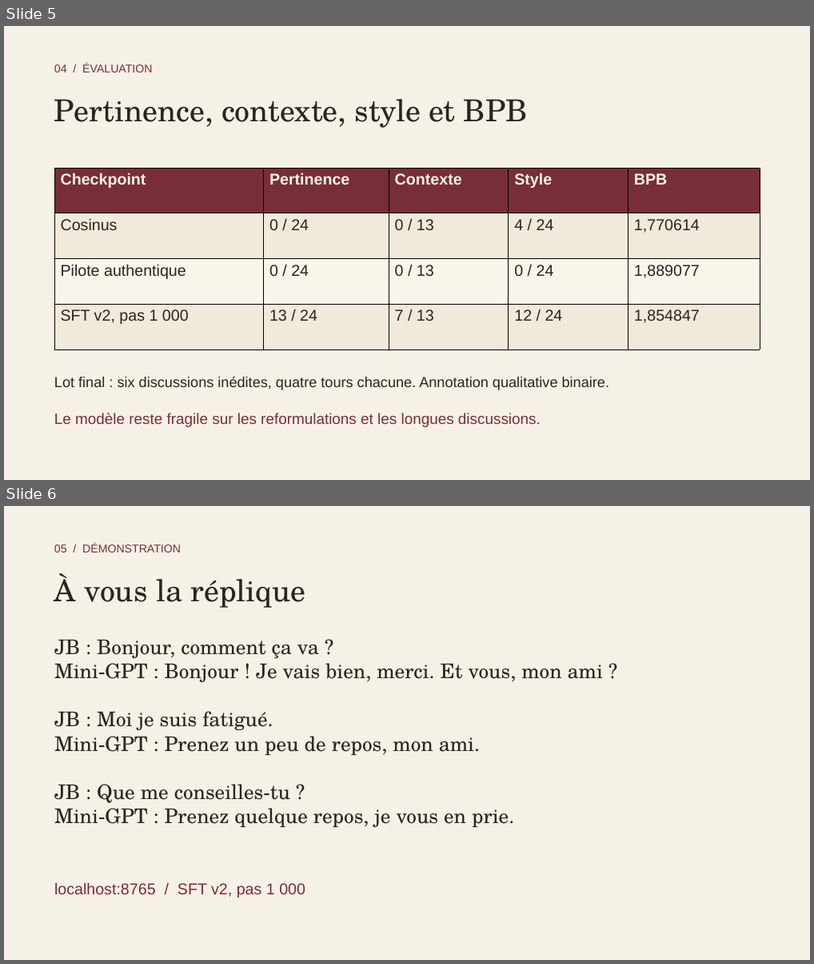
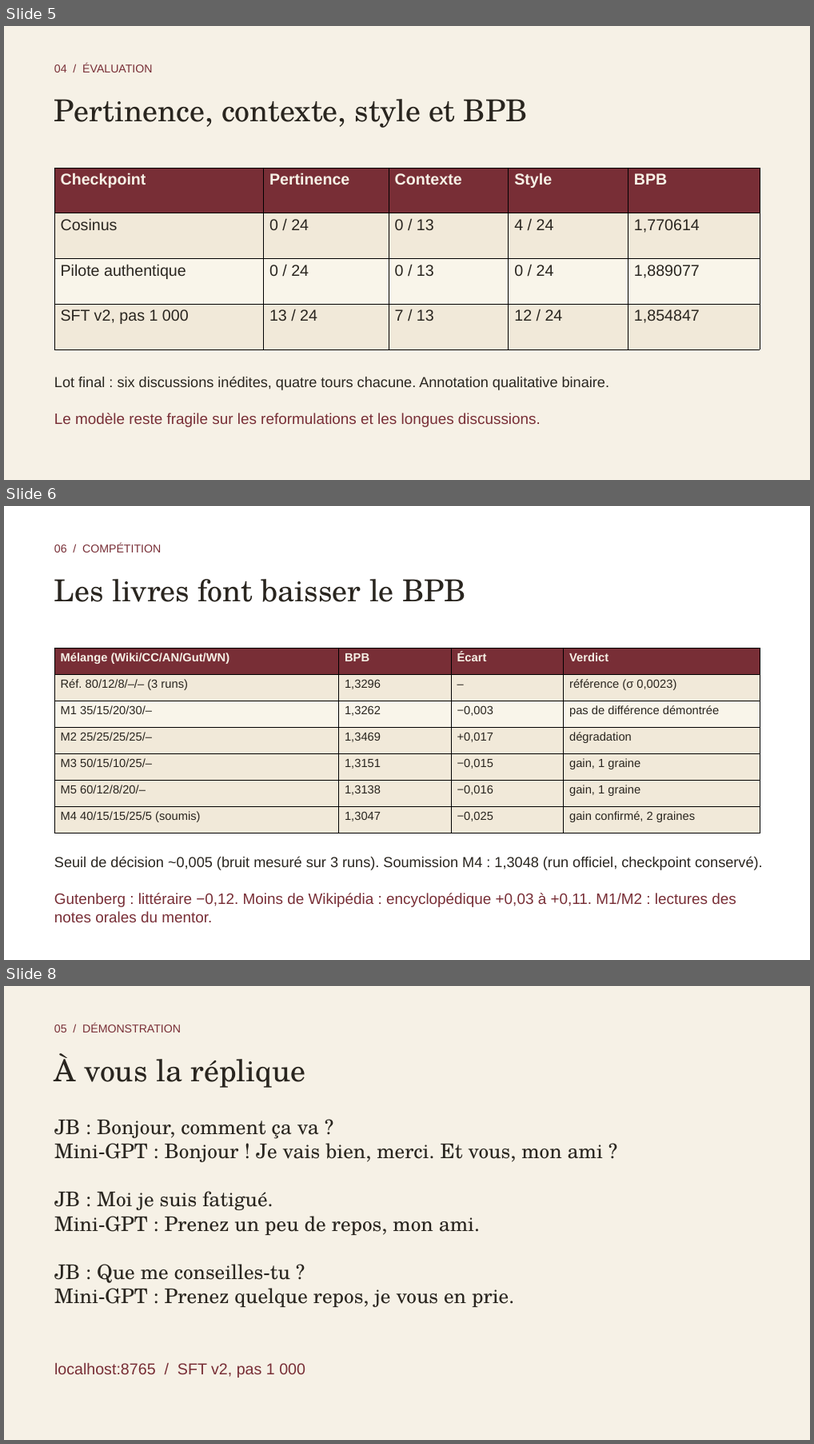
Before and after one commit to MatisseGrl/piscine_Lab, a slide deck: report/Feed-the-Beast-demo.pptx. Shown one above the other, each under a label of ours: slides 5 and 6 before the commit, slides 5, 6 and 8 after it; the slides between them are not shown. The pictures are 814x964 and 814x1444 pixels, drawn with LibreOffice and Linux fonts; fonts in the diff are those of the drawing. Boxes give left, top, right and bottom in pixels: in the first picture for what was removed or moved away, otherwise in the second. Text is boxed around its words. In the diff, an @@ line names an element or a change of style, - is before the commit and + after.

```diff
--- a/report/Feed-the-Beast-demo.pptx
+++ b/report/Feed-the-Beast-demo.pptx
@@ slide 6 added at <box>4,506,810,960</box>, background #FFFFFF @@
@@ text added at <box>54,543,161,552</box>, 13.5 pt, text #782E36 @@
+06 / COMPÉTITION
@@ text added at <box>54,579,466,602</box>, 36 pt, text #29251F @@
+Les livres font baisser le BPB
@@ table added at <box>54,648,760,840</box>, 7 rows, 4 columns @@
+Mélange (Wiki/CC/AN/Gut/WN) | BPB | Écart | Verdict
+Réf. 80/12/8/–/– (3 runs) | 1,3296 | – | référence (σ 0,0023)
+M1 35/15/20/30/– | 1,3262 | −0,003 | pas de différence démontrée
+M2 25/25/25/25/– | 1,3469 | +0,017 | dégradation
+M3 50/15/10/25/– | 1,3151 | −0,015 | gain, 1 graine
+M5 60/12/8/20/– | 1,3138 | −0,016 | gain, 1 graine
+M4 40/15/15/25/5 (soumis) | 1,3047 | −0,025 | gain confirmé, 2 graines
@@ text added at <box>54,856,763,870</box>, 17.2 pt, text #29251F @@
+Seuil de décision ~0,005 (bruit mesuré sur 3 runs). Soumission M4 : 1,3048 (run officiel, checkpoint conservé).
@@ text added at <box>54,892,736,922</box>, 18 pt, text #782E36 @@
+Gutenberg : littéraire −0,12. Moins de Wikipédia : encyclopédique +0,03 à +0,11. M1/M2 : lectures des notes orales du mentor.
@@ what was slide 6 is now slide 8 @@
```
Also in this commit, not shown: 1 other slide added.
